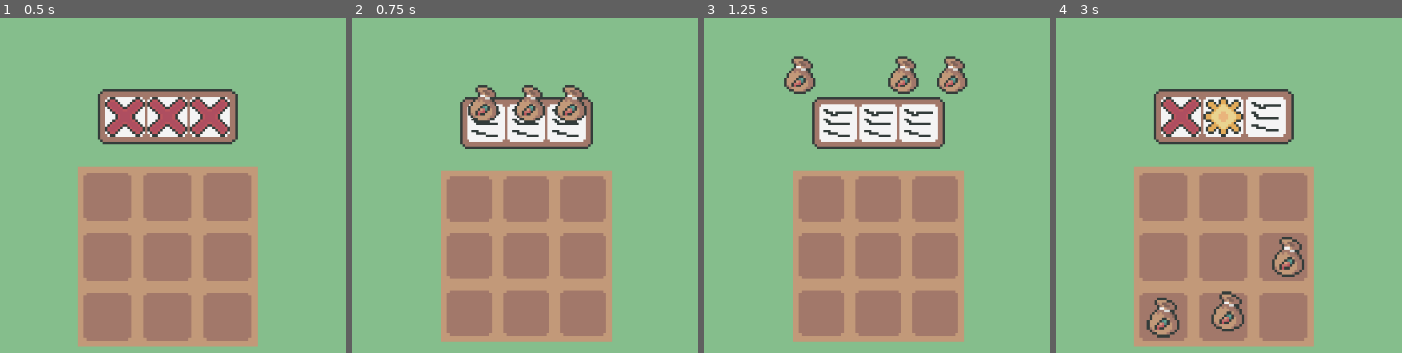
Above: before the commit, frames 1-4 (left to right).
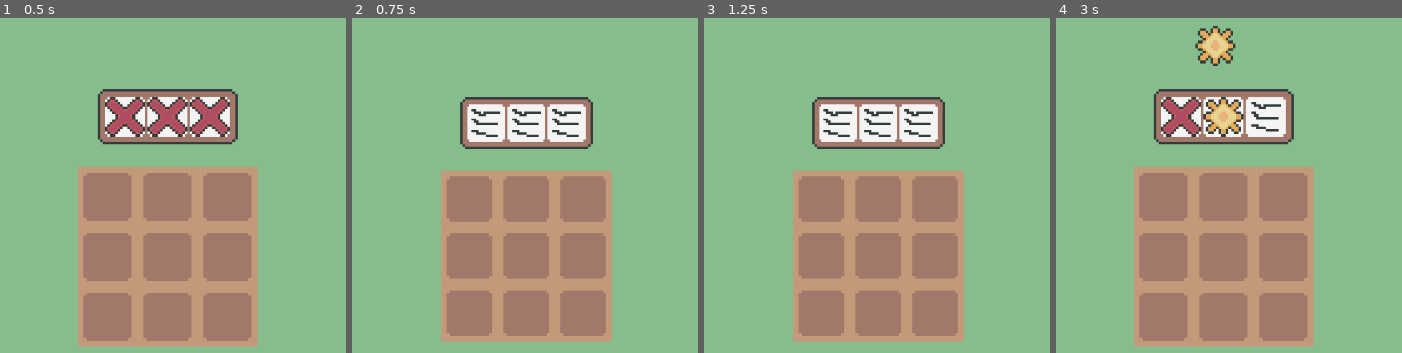
Above: after the commit, the same moments.

Repository: eric-marsh/farminata
Game: Godot game, scene res://scene/scene_switcher.tscn
The game is run twice, just before and just after one commit, with the same random seed, the same clock (stepped at 60 frames per second) and the same inputs.
Inputs (mouse positions are in pixels of both pictures, inside the frame that each line leads up to):
- Up to frame 1 (0.5 s): no input
- Up to frame 2 (0.75 s): tap Enter at 0.5 s; move the mouse to (518, 115) at 0.52 s; tap Mouse wheel down (SCROLL_DOWN) at 0.6 s; click (518, 115) at 0.67 s
- Up to frame 3 (1.25 s): tap Space (ui_select) at 0.77 s
- Up to frame 4 (3 s): move the mouse to (1201, 265) at 1.27 s; tap Mouse wheel up (SCROLL_UP) at 1.35, 2.85 s; click (1201, 265) at 1.42 s; tap Space (ui_select) at 1.52 s; move the mouse to (outside the picture) at 2.02 s; tap Mouse wheel down (SCROLL_DOWN) at 2.1 s; click (outside the picture) at 2.17 s; move the mouse to (1322, 332) at 2.77 s; click (1322, 332) at 2.92 s

Frame 1 is identical in both runs. In frame 2, 2.0% of the frame differs, in the area x 33-68%, y 20-32%; in frame 3, 2.2%; in frame 4, 2.9%, in the area x 26-72%, y 2-96%.
Error in both runs: Invalid access to property or key 'Audio' on a base object of type 'Node (GlobalsNode)'. (res://script/main.gd:35)

Commit message:
spawn on score

Diff:
--- a/scene/droppable.gd
+++ b/scene/droppable.gd
@@ -3,6 +3,7 @@
 
 @export var target_position: Vector2
 @export var speed: float = 200.0
+@export var output_type: Enum.Output_Type = Enum.Output_Type.Water
 
 var upwards_speed: float = 100.0
 var velocity: Vector2
@@ -13,6 +14,8 @@
 
 var start_pos: Vector2
 func _ready():
+	$Sprite2D.texture = Util.get_output_type_img(output_type)
+
 	start_pos = global_position
 	# Initial diagonal velocity: up + left/right randomly
 	var horizontal = -1 if randf() < 0.5  else 1
--- a/scene/output.gd
+++ b/scene/output.gd
@@ -15,7 +15,7 @@
 func _process(delta: float) -> void:
 	pass
 
-func spawn_droppable(target_position: Vector2) -> void:
+func spawn_droppable(output_type: Enum.Output_Type, target_position: Vector2) -> void:
 	var rand_impulse_dir
 	match slot_pos:
 		Enum.Slot_Pos.Left:
@@ -30,6 +30,7 @@
 	var impulse = output_impulse + Vector2(rand_impulse_dir, intensity_y)
 
 	var d = DROPPABLE.instantiate() as droppable
+	d.output_type = output_type
 	d.target_position = target_position
 	d.apply_central_impulse(impulse)
 	add_child(d)
--- a/script/enum.gd
+++ b/script/enum.gd
@@ -1,7 +1,7 @@
 extends Node
 class_name EnumNode
 
-enum Slot_Output { Blurry, X, Water, Sun, Carrot_Seed }
+enum Output_Type { Blurry, X, Water, Sun, Carrot_Seed }
 
 enum Plot_State { Dry, Wet }
 
--- a/script/slot_machine.gd
+++ b/script/slot_machine.gd
@@ -7,18 +7,18 @@
 var min_spin_time: float = default_wait_time / 2
 var slot_gap_time = (default_wait_time - min_spin_time) / 3
 
-var possible_outputs: Array[Enum.Slot_Output] = [
-	Enum.Slot_Output.X,
-	Enum.Slot_Output.X,
-	Enum.Slot_Output.Sun,
-	Enum.Slot_Output.Water,
-	Enum.Slot_Output.Carrot_Seed
+var possible_outputs: Array[Enum.Output_Type] = [
+	Enum.Output_Type.X,
+	Enum.Output_Type.X,
+	Enum.Output_Type.Sun,
+	Enum.Output_Type.Water,
+	Enum.Output_Type.Carrot_Seed
 	]
 
-var slots: Array[Enum.Slot_Output] = [
-	Enum.Slot_Output.X,
-	Enum.Slot_Output.X,
-	Enum.Slot_Output.X,
+var slots: Array[Enum.Output_Type] = [
+	Enum.Output_Type.X,
+	Enum.Output_Type.X,
+	Enum.Output_Type.X,
 ]
 
 func _ready() -> void:
@@ -35,7 +35,6 @@
 
 func _on_input_event(viewport: Node, event: InputEvent, shape_idx: int) -> void:
 	if event is InputEventMouseButton and event.button_index == MOUSE_BUTTON_LEFT and event.is_pressed():
-		output_all()
 		if is_spinning():
 			return
 		start_spin_timer()
@@ -43,17 +42,14 @@
 
 
 
-func output_all():
-	for slot in $slot_symbols.get_children():
-		var target_pos = paired_plot_grid.get_random_plot_position()
-		slot.get_node("Output").spawn_droppable(target_pos)
+
 
 func is_spinning() -> bool:
 	return !$SpinTimer.is_stopped()
 
 func start_spin_timer() -> void:
 	$SpinTimer.start()
-	set_all_slots(Enum.Slot_Output.Blurry)
+	set_all_slots(Enum.Output_Type.Blurry)
 	update_slot_symbols_images()
 
 	Util.quick_timer(self, min_spin_time, func():
@@ -62,9 +58,15 @@
 
 func set_next_slot_symbol():
 	for i in range(slots.size()):
-		if slots[i] == Enum.Slot_Output.Blurry:
-			slots[i] = get_random_slot_output()
+		if slots[i] == Enum.Output_Type.Blurry:
+			var output_type = get_random_slot_output()
+			slots[i] = output_type
+			var target_pos = paired_plot_grid.get_random_plot_position()
 			update_slot_symbols_images()
+
+			if Util.is_valid_droppable_type(output_type):
+				$slot_symbols.get_children()[i].get_node("Output").spawn_droppable(output_type, target_pos)
+
 			if i < slots.size() - 1:
 				Util.quick_timer(self, slot_gap_time, func():
 					set_next_slot_symbol()
@@ -73,17 +75,23 @@
 				$SpinTimer.stop() # stop timer just in case it doesnt line up. It doesnt
 			return
 
-func get_random_slot_output() -> Enum.Slot_Output:
+func get_random_slot_output() -> Enum.Output_Type:
 	return possible_outputs[randi() % possible_outputs.size()]
 
 func _on_spin_timer_timeout() -> void:
 	# TODO: Do output
 	pass
 
-func set_all_slots(symbol: Enum.Slot_Output) -> void:
+
+func output_all():
+	for slot in $slot_symbols.get_children():
+		var target_pos = paired_plot_grid.get_random_plot_position()
+		slot.get_node("Output").spawn_droppable(target_pos)
+
+func set_all_slots(symbol: Enum.Output_Type) -> void:
 	for i in range(slots.size()):
 		slots[i] = symbol
 
 func update_slot_symbols_images() -> void:
 	for i in range($slot_symbols.get_children().size()):
-		$slot_symbols.get_children()[i].texture = Util.get_slot_output_img(slots[i])
+		$slot_symbols.get_children()[i].texture = Util.get_output_type_img(slots[i])
--- a/script/util.gd
+++ b/script/util.gd
@@ -22,38 +22,41 @@
 	var values = enum_type.values()
 	return values[randi() % values.size()]
 
-#enum Slot_Output {X, Water, Sun, Carrot_Seed }
+#enum Output_Type {X, Water, Sun, Carrot_Seed }
 const BLURRY = preload("res://img/slots/symbols/blurry.png")
 const CARROT_SEED = preload("res://img/slots/symbols/carrot_seed.png")
 const SUN = preload("res://img/slots/symbols/sun.png")
 const WATER = preload("res://img/slots/symbols/water.png")
 const X = preload("res://img/slots/symbols/x.png")
-func get_slot_output_img(symbol: Enum.Slot_Output) -> Texture2D:
+func get_output_type_img(symbol: Enum.Output_Type) -> Texture2D:
 	match(symbol):
-		Enum.Slot_Output.Blurry:
+		Enum.Output_Type.Blurry:
 			return BLURRY
-		Enum.Slot_Output.X:
+		Enum.Output_Type.X:
 			return X
-		Enum.Slot_Output.Water:
+		Enum.Output_Type.Water:
 			return WATER
-		Enum.Slot_Output.Sun:
+		Enum.Output_Type.Sun:
 			return SUN
-		Enum.Slot_Output.Carrot_Seed:
+		Enum.Output_Type.Carrot_Seed:
 			return CARROT_SEED
 		_:
 			return null
 
-func get_slot_output_string(symbol: Enum.Slot_Output) -> String:
+func is_valid_droppable_type(symbol: Enum.Output_Type) -> bool:
+	return symbol != Enum.Output_Type.X and symbol != Enum.Output_Type.Blurry
+
+func get_slot_output_string(symbol: Enum.Output_Type) -> String:
 	match(symbol):
-		Enum.Slot_Output.Blurry:
+		Enum.Output_Type.Blurry:
 			return "BLURRY"
-		Enum.Slot_Output.X:
+		Enum.Output_Type.X:
 			return "X"
-		Enum.Slot_Output.Water:
+		Enum.Output_Type.Water:
 			return "WATER"
-		Enum.Slot_Output.Sun:
+		Enum.Output_Type.Sun:
 			return "SUN"
-		Enum.Slot_Output.Carrot_Seed:
+		Enum.Output_Type.Carrot_Seed:
 			return "CARROT_SEED"
 		_:
 			print("DONT KNOW WHAT THAT WAS", symbol)
